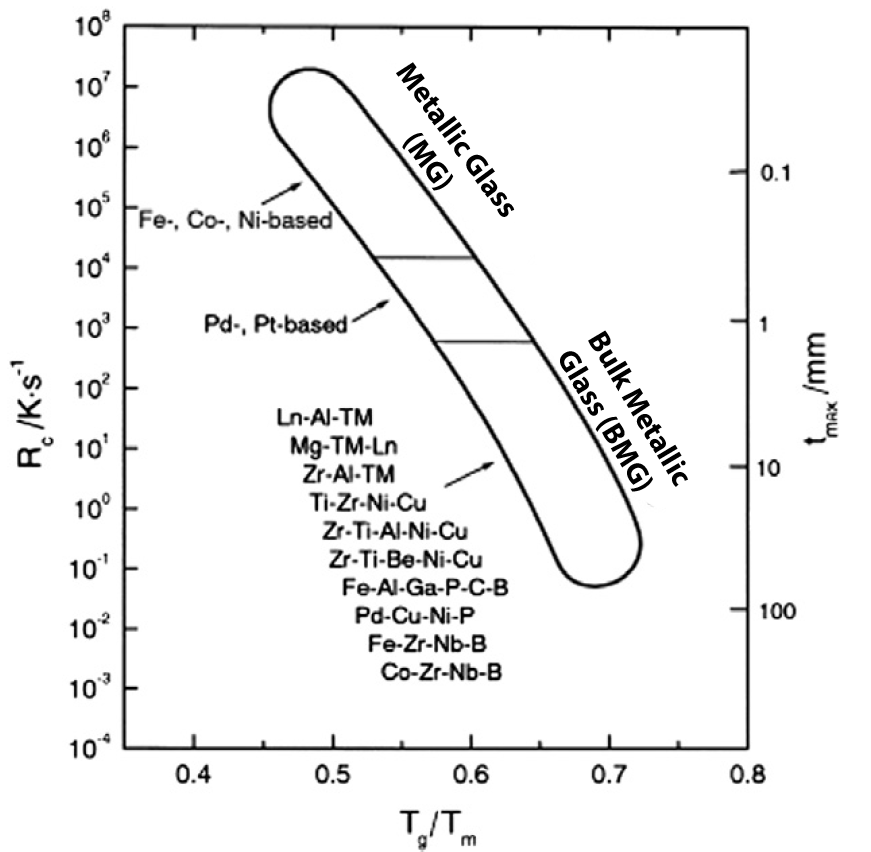
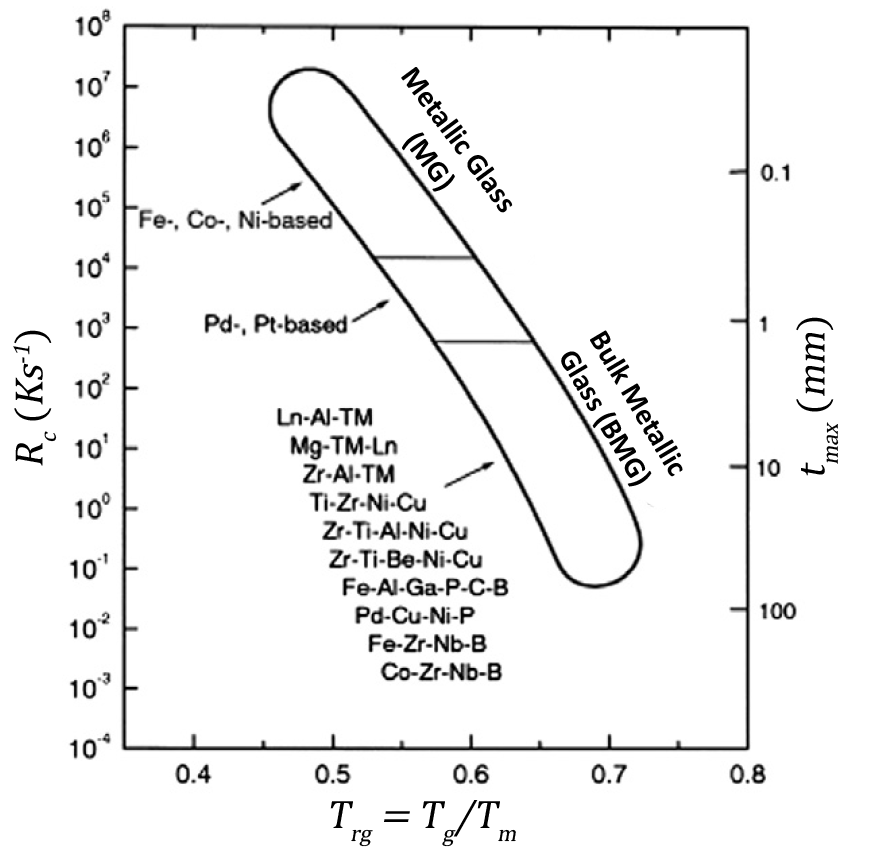
Layered file, before and after one edit (871x852). Changes by layer:
added layer "tmax (mm)" above "Rc (Ks-1)" over [796, 317, 839, 476]
added layer "Rc (Ks-1)" above "Trg = Tg/Tm" over [13, 330, 57, 466]
added layer "Trg = Tg/Tm" above "Bulk Metallic Glass (BMG)" over [330, 800, 516, 847]
painted on "Bulk Metallic Glass (BMG)" over [560, 330, 688, 492]
painted on "Metallic Glass (MG)" over [396, 62, 515, 217]
renamed "Layer 2" to "Remove Lable", painted on it over [7, 62, 839, 852]
